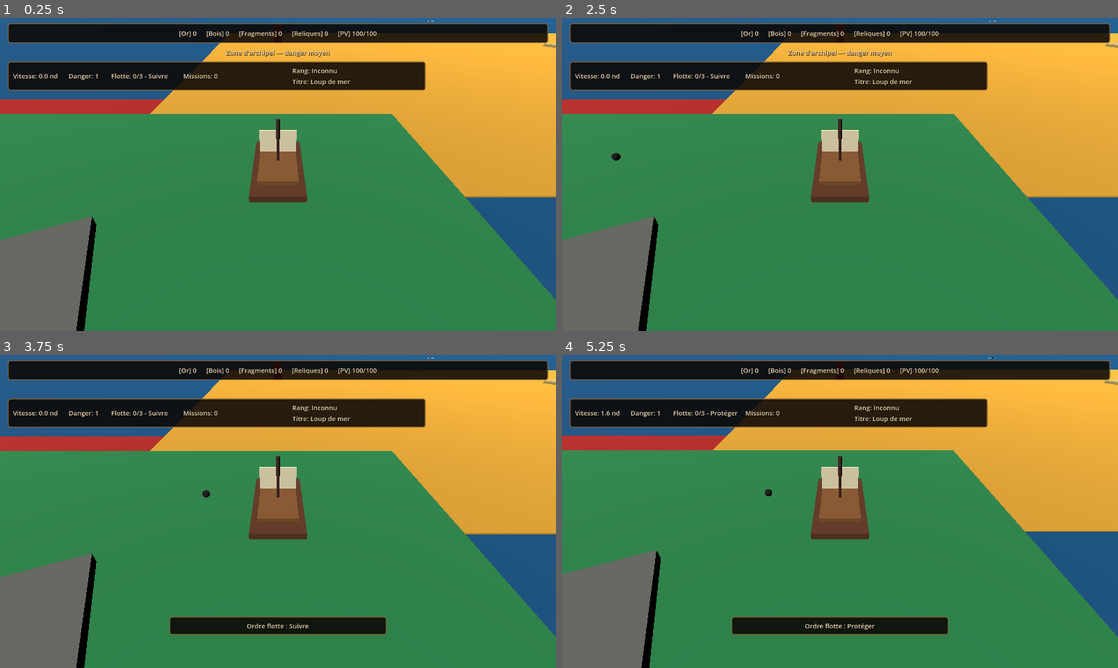
Above: before the commit, frames 1-4 (two rows, left to right).
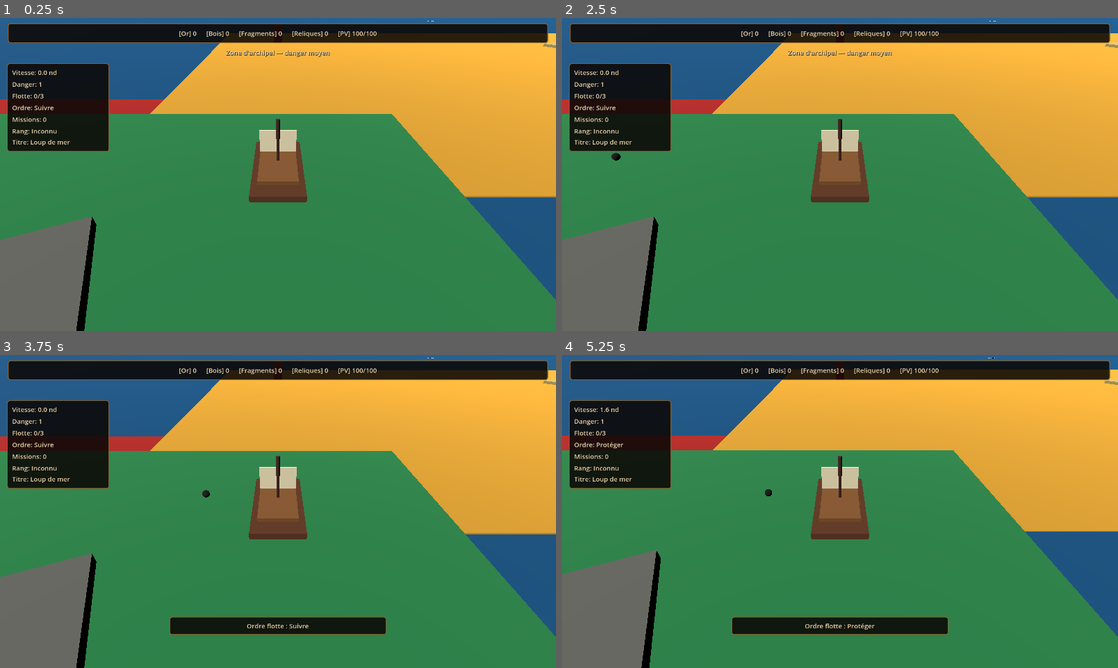
Above: after the commit, the same moments.

Repository: blou132/jeux-pirate
Game: Godot game, scene res://scenes/world/World.tscn
The game is run twice, just before and just after one commit, with the same random seed, the same clock (stepped at 60 frames per second) and the same inputs.
Inputs (mouse positions are in pixels of both pictures, inside the frame that each line leads up to):
- Up to frame 1 (0.25 s): no input
- Up to frame 2 (2.5 s): tap Enter at 0.5, 2 s; move the mouse to (962, 158) at 0.52 s; hold D 0.53-1.25 s; tap R at 0.6 s; click (962, 158) at 0.67 s; tap Space at 1.25 s; drag from (728, 190) to (812, 237) at 1.27 s; move the mouse to (895, 105) at 2.02 s; hold D from 2.03 s (still down); hold Q from 2.03 s (still down); click (895, 105) at 2.17 s
- Up to frame 3 (3.75 s): release D at 2.75 s; release Q at 2.75 s; tap Space at 2.75 s; drag from (250, 574) to (111, 464) at 2.77 s; tap Enter at 3.5 s; move the mouse to (444, 558) at 3.52 s; hold A from 3.53 s (still down); tap F at 3.6 s; click (444, 558) at 3.67 s
- Up to frame 4 (5.25 s): release A at 4.25 s; tap Space at 4.25 s; drag from (673, 464) to (756, 433) at 4.27 s; move the mouse to (867, 511) at 5.02 s; hold S from 5.03 s (still down); tap H at 5.1 s; click (867, 511) at 5.17 s

The runs differ from the first frame. In frame 1, 9.5% of the frame differs, in the area x 1-77%, y 13-43%; in frame 2, 9.5%; in frame 3, 9.5%; in frame 4, 9.5%.

Commit message:
fix: move compact HUD back to left vertical layout

Diff:
--- a/scenes/ui/HUD.tscn
+++ b/scenes/ui/HUD.tscn
@@ -54,40 +54,39 @@
 
 [node name="CompactSailingPanel" type="PanelContainer" parent="HUDRoot"]
 layout_mode = 1
-offset_left = 18.0
-offset_top = 100.0
-offset_right = 980.0
-offset_bottom = 144.0
-mouse_filter = 2
-
-[node name="CompactRow" type="HBoxContainer" parent="HUDRoot/CompactSailingPanel"]
-layout_mode = 2
-theme_override_constants/separation = 16
+offset_left = 16.0
+offset_top = 104.0
+offset_right = 252.0
+offset_bottom = 308.0
+mouse_filter = 2
+
+[node name="CompactRow" type="VBoxContainer" parent="HUDRoot/CompactSailingPanel"]
+layout_mode = 2
+theme_override_constants/separation = 5
 mouse_filter = 2
 
 [node name="CompactSpeedLabel" type="Label" parent="HUDRoot/CompactSailingPanel/CompactRow"]
-custom_minimum_size = Vector2(112, 0)
 layout_mode = 2
 text = "Vitesse: 0.0 nd"
 
 [node name="CompactDangerLabel" type="Label" parent="HUDRoot/CompactSailingPanel/CompactRow"]
-custom_minimum_size = Vector2(82, 0)
 layout_mode = 2
 text = "Danger: 1"
 
 [node name="CompactFleetLabel" type="Label" parent="HUDRoot/CompactSailingPanel/CompactRow"]
-custom_minimum_size = Vector2(150, 0)
-layout_mode = 2
-text = "Flotte: 0/3 - Suivre"
+layout_mode = 2
+text = "Flotte: 0/3"
+
+[node name="CompactOrderLabel" type="Label" parent="HUDRoot/CompactSailingPanel/CompactRow"]
+layout_mode = 2
+text = "Ordre: Suivre"
 
 [node name="CompactQuestLabel" type="Label" parent="HUDRoot/CompactSailingPanel/CompactRow"]
-custom_minimum_size = Vector2(235, 0)
 layout_mode = 2
 text = "Missions: 0"
 clip_text = true
 
 [node name="CompactReputationLabel" type="Label" parent="HUDRoot/CompactSailingPanel/CompactRow"]
-custom_minimum_size = Vector2(190, 0)
 layout_mode = 2
 text = "Rang: Inconnu
 Titre: Loup"
--- a/scripts/ui/HUD.gd
+++ b/scripts/ui/HUD.gd
@@ -11,6 +11,7 @@
 @onready var compact_speed_label: Label = $HUDRoot/CompactSailingPanel/CompactRow/CompactSpeedLabel
 @onready var compact_danger_label: Label = $HUDRoot/CompactSailingPanel/CompactRow/CompactDangerLabel
 @onready var compact_fleet_label: Label = $HUDRoot/CompactSailingPanel/CompactRow/CompactFleetLabel
+@onready var compact_order_label: Label = $HUDRoot/CompactSailingPanel/CompactRow/CompactOrderLabel
 @onready var compact_quest_label: Label = $HUDRoot/CompactSailingPanel/CompactRow/CompactQuestLabel
 @onready var compact_reputation_label: Label = $HUDRoot/CompactSailingPanel/CompactRow/CompactReputationLabel
 @onready var left_status_panel: Control = $HUDRoot/LeftStatusPanel
@@ -300,14 +301,17 @@
 		if _fleet_manager.has_method("get_current_order_label"):
 			order_label = String(_fleet_manager.get_current_order_label())
 
-		compact_fleet_label.text = "Flotte: %d/%d - %s" % [fleet_count, max_allies, order_label]
+		compact_fleet_label.text = "Flotte: %d/%d" % [fleet_count, max_allies]
+		compact_order_label.text = "Ordre: %s" % order_label
 		return
 
 	if _ally_ship == null or not is_instance_valid(_ally_ship):
-		compact_fleet_label.text = "Flotte: 0/3 - Suivre"
-		return
-
-	compact_fleet_label.text = "Flotte: 1/3 - Suivre"
+		compact_fleet_label.text = "Flotte: 0/3"
+		compact_order_label.text = "Ordre: Suivre"
+		return
+
+	compact_fleet_label.text = "Flotte: 1/3"
+	compact_order_label.text = "Ordre: Suivre"
 
 
 func _on_health_changed(current_health: int, max_health: int) -> void:
